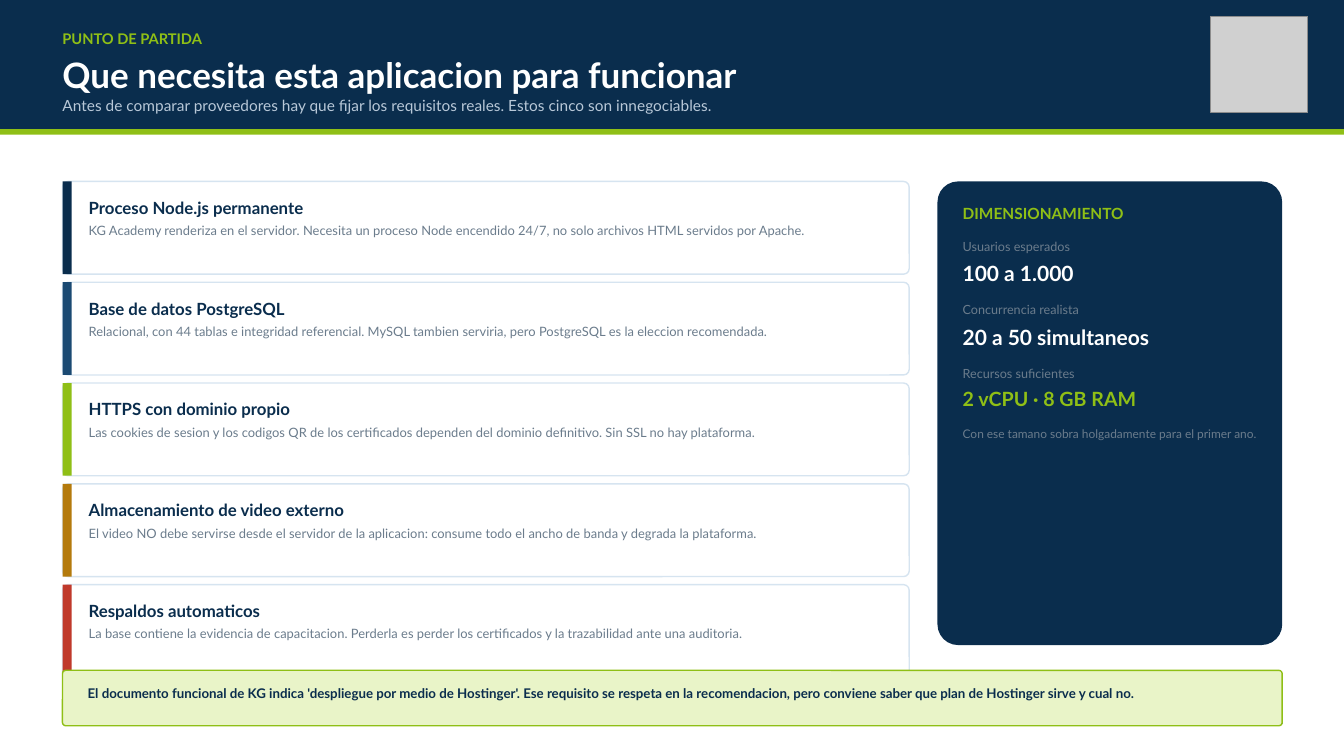
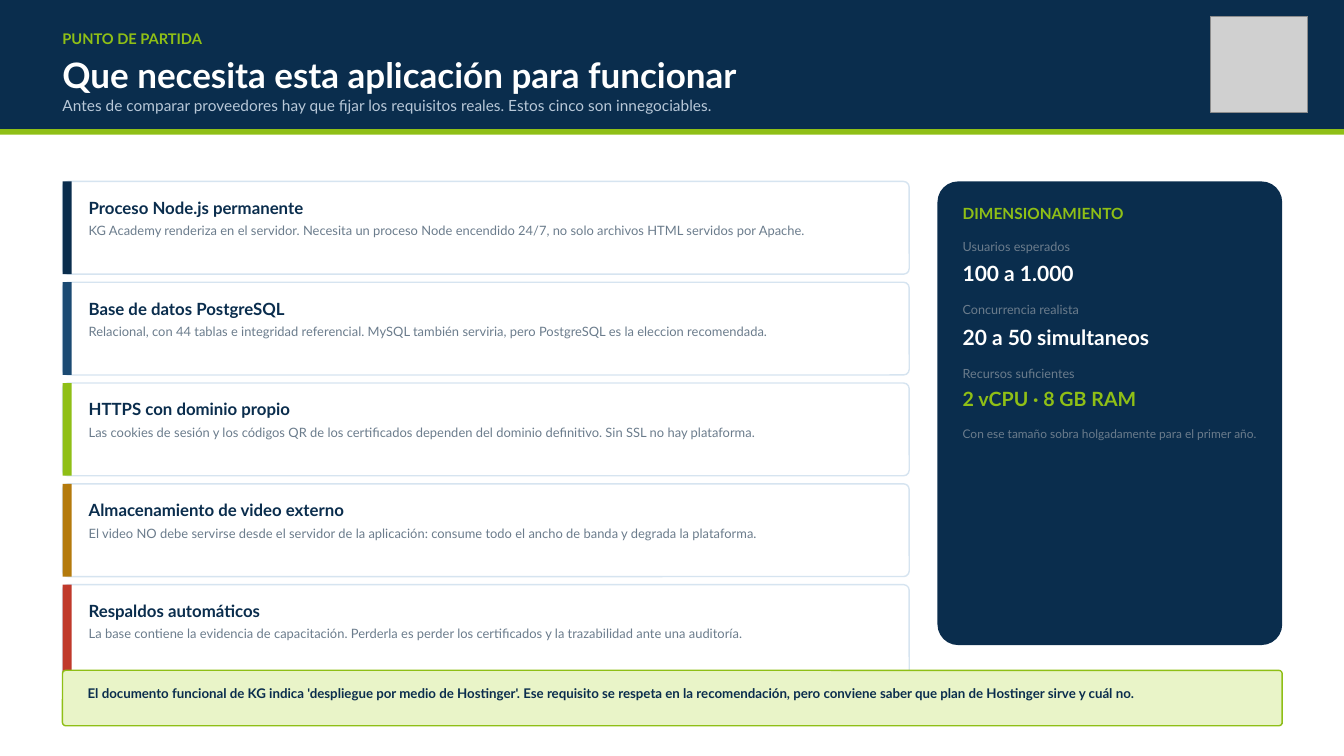
Before and after one commit to DIDAKUS1177/KG-Academy, a slide deck: slide 2 of docs/KG_Academy_Analisis_de_Despliegue.pptx. Drawn at 1344x756 pixels with LibreOffice and Linux fonts; fonts in the diff are those of the drawing; grey boxes stand for pictures. Boxes give left, top, right and bottom in pixels: in the first picture for what was removed or moved away, otherwise in the second. Text is boxed around its words. In the diff, an @@ line names an element or a change of style, - is before the commit and + after.

```diff
--- a/docs/KG_Academy_Analisis_de_Despliegue.pptx
+++ b/docs/KG_Academy_Analisis_de_Despliegue.pptx
@@ text at (62,62,736,94): text changed @@
-Que necesita esta aplicacion para funcionar
+Que necesita esta aplicación para funcionar
@@ text at (89,326,767,339): text changed @@
-Relacional, con 44 tablas e integridad referencial. MySQL tambien serviria, pero PostgreSQL es la eleccion recomendada.
+Relacional, con 44 tablas e integridad referencial. MySQL también serviria, pero PostgreSQL es la eleccion recomendada.
@@ text at (89,427,755,440): text changed @@
-Las cookies de sesion y los codigos QR de los certificados dependen del dominio definitivo. Sin SSL no hay plataforma.
+Las cookies de sesión y los códigos QR de los certificados dependen del dominio definitivo. Sin SSL no hay plataforma.
@@ text at (963,429,1256,440): text changed @@
-Con ese tamano sobra holgadamente para el primer ano.
+Con ese tamaño sobra holgadamente para el primer año.
@@ text at (89,528,756,540): text changed @@
-El video NO debe servirse desde el servidor de la aplicacion: consume todo el ancho de banda y degrada la plataforma.
+El video NO debe servirse desde el servidor de la aplicación: consume todo el ancho de banda y degrada la plataforma.
@@ text at (89,604,742,640): text changed @@
-Respaldos automaticos
-La base contiene la evidencia de capacitacion. Perderla es perder los certificados y la trazabilidad ante una auditoria.
+Respaldos automáticos
+La base contiene la evidencia de capacitación. Perderla es perder los certificados y la trazabilidad ante una auditoría.
@@ text at (88,688,1134,701): text changed @@
-El documento funcional de KG indica 'despliegue por medio de Hostinger'. Ese requisito se respeta en la recomendacion, pero conviene saber que plan de Hostinger sirve y cual no.
+El documento funcional de KG indica 'despliegue por medio de Hostinger'. Ese requisito se respeta en la recomendación, pero conviene saber que plan de Hostinger sirve y cuál no.
```
Also in this commit, not shown: 13 other slides changed, 9 other files.
